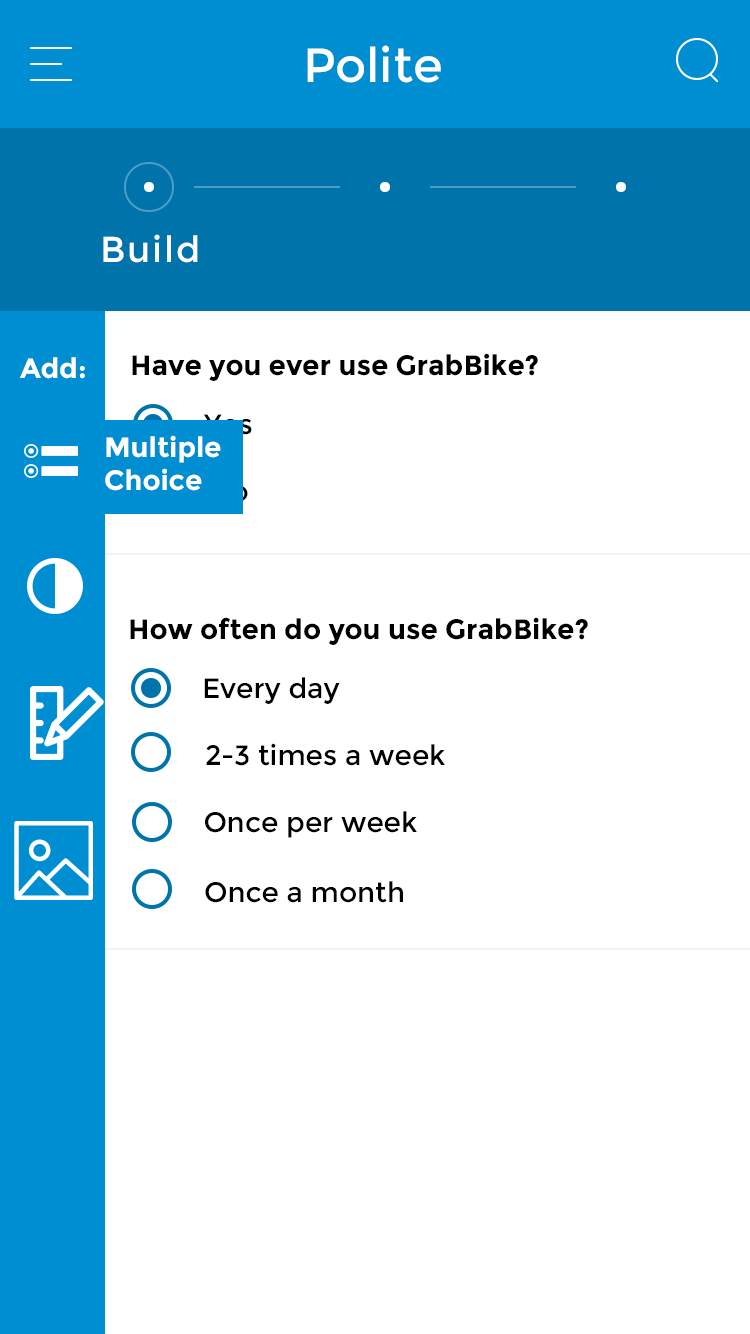
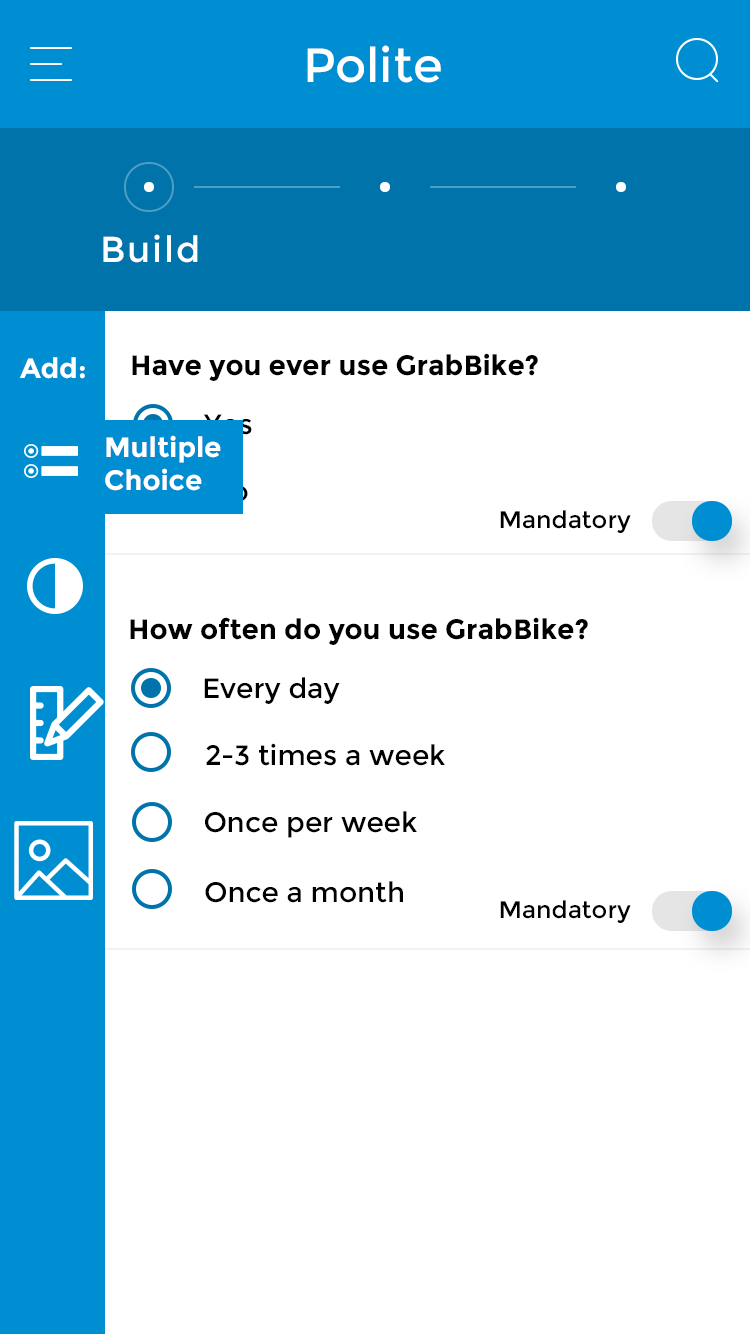
Two versions of the same layered image (750px x 1334px). Layer-by-layer changes:
added layer "Mandatory copy" in group "14 - Settings" over [500, 900, 631, 923]
added group "Switch copy" with 2 layers in group "14 - Settings" over [652, 891, 732, 931]
added layer "Switch" (1st of 3, in "14 - Settings" › "Switch copy") in group "Switch copy" over [692, 891, 732, 931]
added layer "Switch BG" (1st of 2, in "14 - Settings" › "Switch copy") (10%) in group "Switch copy" over [652, 891, 732, 931]
added layer "Mandatory" in group "14 - Settings" over [500, 510, 631, 533]
added group "Switch" (2nd of 3, in "14 - Settings") with 2 layers in group "14 - Settings" over [652, 501, 732, 541]
added layer "Switch" (3rd of 3, in "14 - Settings" › "Switch") in group "Switch" over [692, 501, 732, 541]
renamed "Multiple Choice" to "Switch BG", opacity 100% → 10%, moved it into group "Switch", painted on it, masked it over [500, 500, 732, 541]
